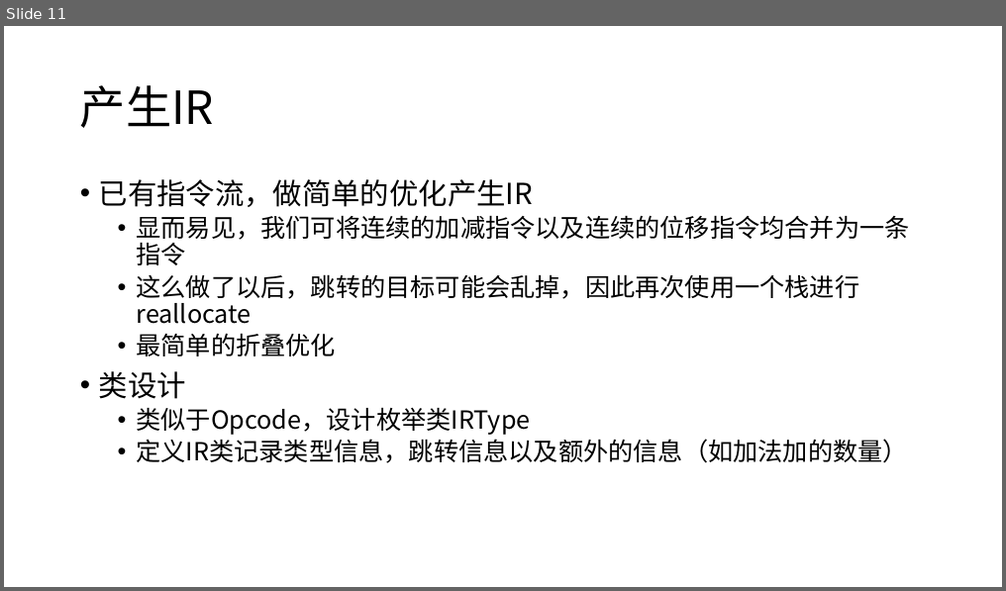
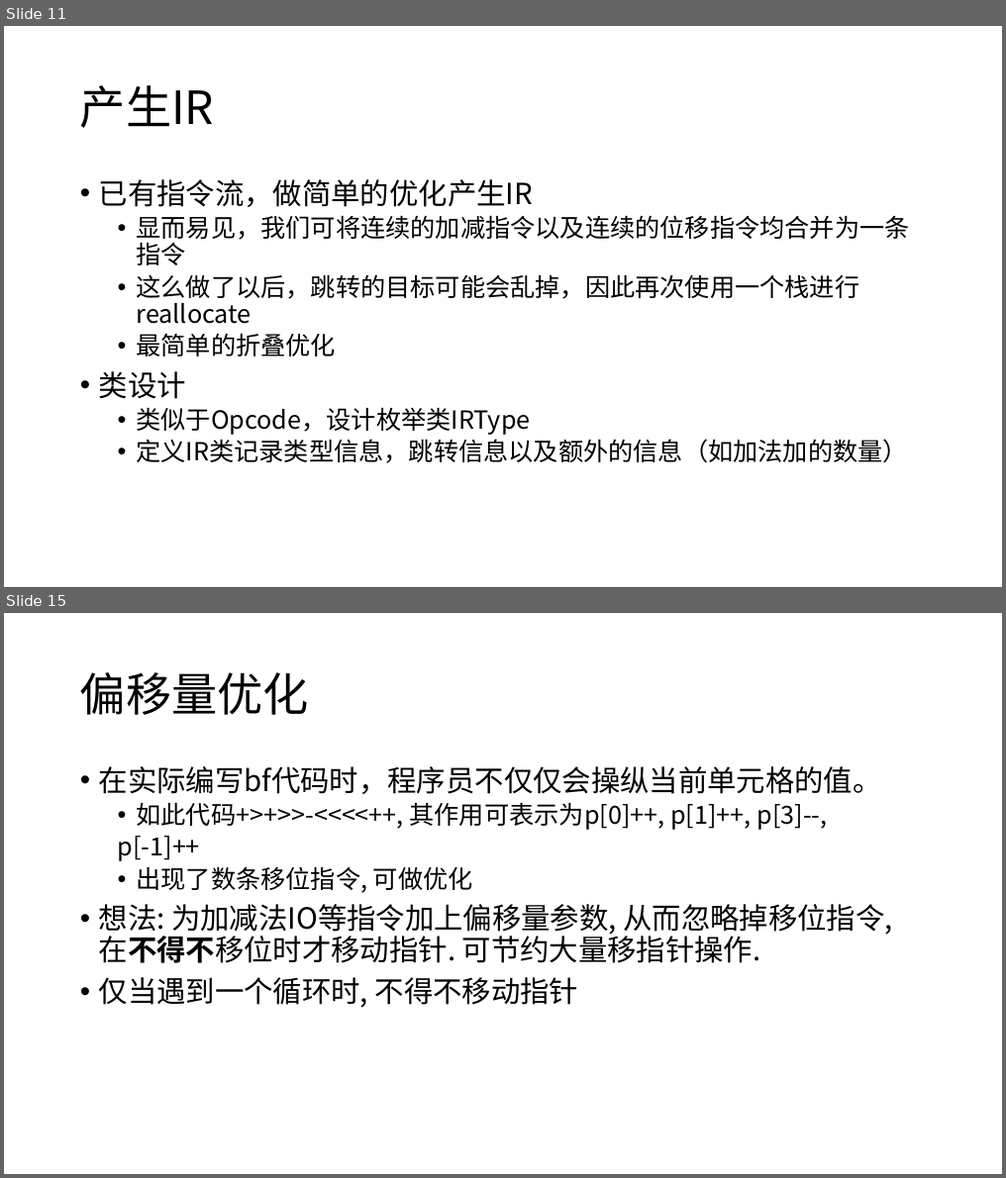
Before and after one commit to UshioA/bfpy, a slide deck: Python演示文稿.pptx. Shown one above the other, each under a label of ours: slide 11 before the commit, slides 11 and 15 after it; the slides between them are not shown. The pictures are 1006x591 and 1006x1178 pixels, drawn with LibreOffice and Linux fonts; fonts in the diff are those of the drawing. Boxes give left, top, right and bottom in pixels: in the first picture for what was removed or moved away, otherwise in the second. Text is boxed around its words. In the diff, an @@ line names an element or a change of style, - is before the commit and + after.

```diff
--- a/Python演示文稿.pptx
+++ b/Python演示文稿.pptx
@@ slide 15 added at bbox=[4, 613, 1002, 1174], background #FFFFFF @@
@@ title added at bbox=[80, 672, 309, 715], 44 pt, text #000000 @@
+偏移量优化
@@ text added at bbox=[99, 766, 892, 1008], 28 pt, text #000000 @@
+• 在实际编写bf代码时，程序员不仅仅会操纵当前单元格的值。
+  • 如此代码+>+>>-<<<<++, 其作用可表示为p[0]++, p[1]++, p[3]--,
+  p[-1]++
+  • 出现了数条移位指令, 可做优化
+• 想法: 为加减法IO等指令加上偏移量参数, 从而忽略掉移位指令, 在不得不移位时才移动指针. 可节约大量移指针操作.
+• 仅当遇到一个循环时, 不得不移动指针
```
Also in this commit, not shown: 2 slides changed, 10 other slides added, 1 slide removed.
